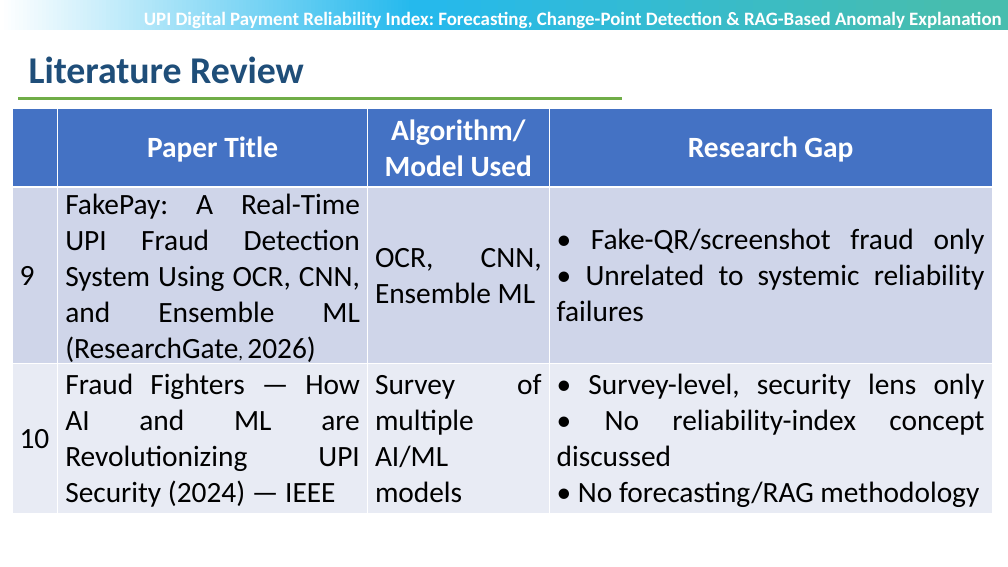
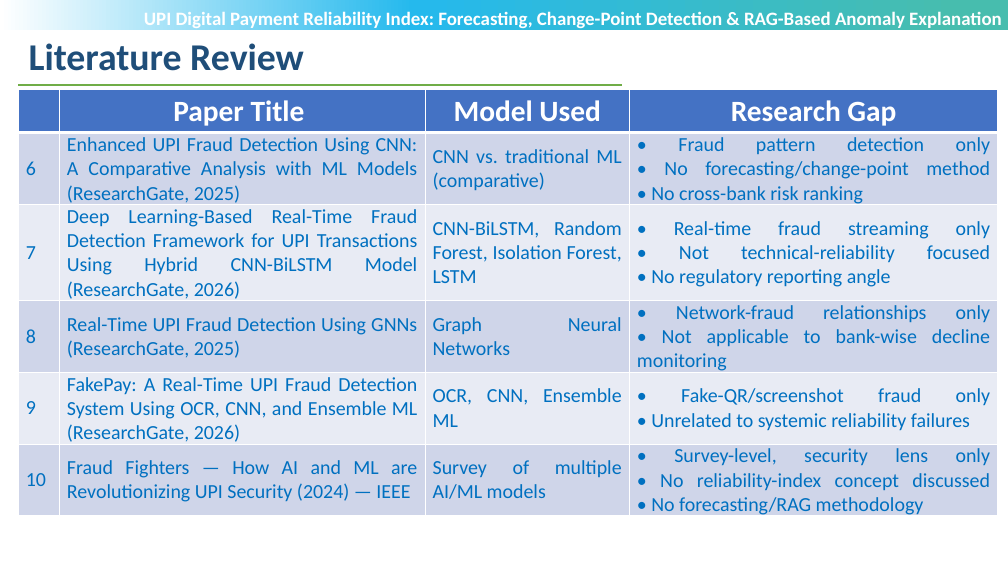
Before and after one commit to POOJITHA-02/lti-proj, a slide deck: slide 6 of UPI 1ST REVIEW.pptx (slide 9 before the commit). Drawn at 1008x567 pixels with LibreOffice and Linux fonts; fonts in the diff are those of the drawing; background and template pictures are left out. Boxes give left, top, right and bottom in pixels: in the first picture for what was removed or moved away, otherwise in the second. Text is boxed around its words. In the diff, an @@ line names an element or a change of style, - is before the commit and + after.

Commit message:
1st review

```diff
--- a/UPI 1ST REVIEW.pptx
+++ b/UPI 1ST REVIEW.pptx
@@ text "Literature Review": place and size @@
-text "Literature Review" at (29, 56, 304, 84)
+text "Literature Review" at (29, 43, 304, 71)
@@ line moved from (18, 98) - (622, 98) to (18, 85) - (622, 85) @@
@@ table at (18, 90, 998, 520) @@
-row 1:  | Paper Title | Algorithm/ / Model Used | Research Gap
+row 1:  | Paper Title | Model Used | Research Gap
+row 2: 6 | Enhanced UPI Fraud Detection Using CNN: A Comparative Analysis with ML Models (ResearchGate, 2025) | CNN vs. traditional ML (comparative) | • Fraud pattern detection only • No forecasting/change-point method • No cross-bank risk ranking
+row 3: 7 | Deep Learning-Based Real-Time Fraud Detection Framework for UPI Transactions Using Hybrid CNN-BiLSTM Model (ResearchGate, 2026) | CNN-BiLSTM, Random Forest, Isolation Forest, LSTM | • Real-time fraud streaming only • Not technical-reliability focused • No regulatory reporting angle
+row 4: 8 | Real-Time UPI Fraud Detection Using GNNs (ResearchGate, 2025) | Graph Neural Networks | • Network-fraud relationships only • Not applicable to bank-wise decline monitoring
@@ table: place and size @@
-table at (12, 109, 993, 513)
+table at (18, 90, 998, 520)
```
Also in this commit, not shown: 8 other slides changed, 13 slides added, 7 slides removed, 52 other files.
